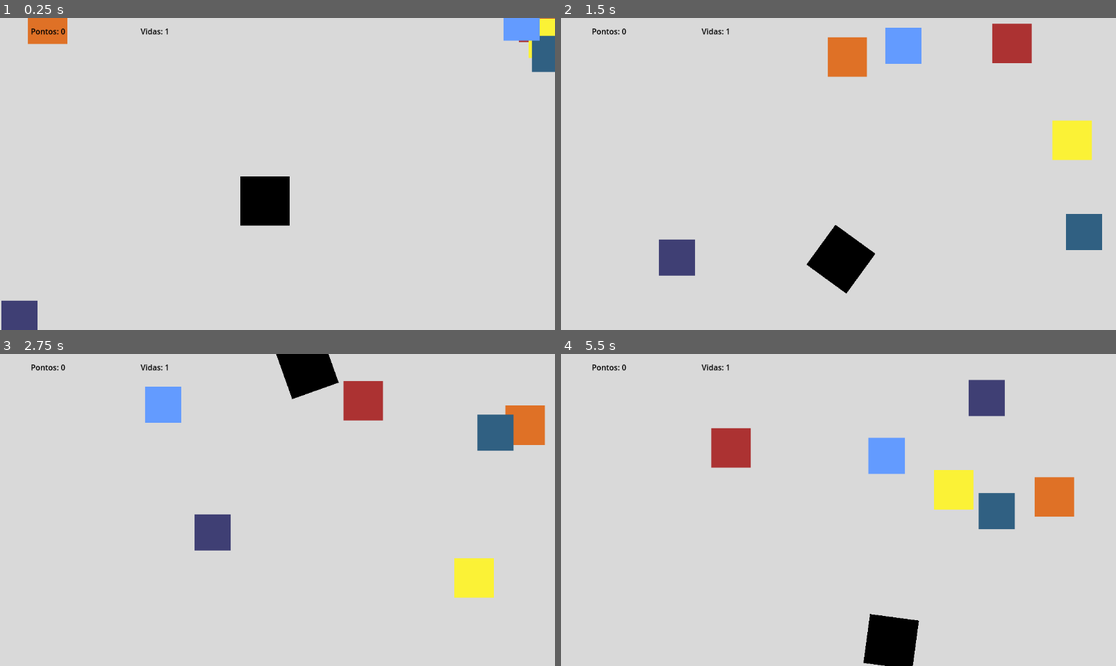
Above: before the commit, frames 1-4 (two rows, left to right).
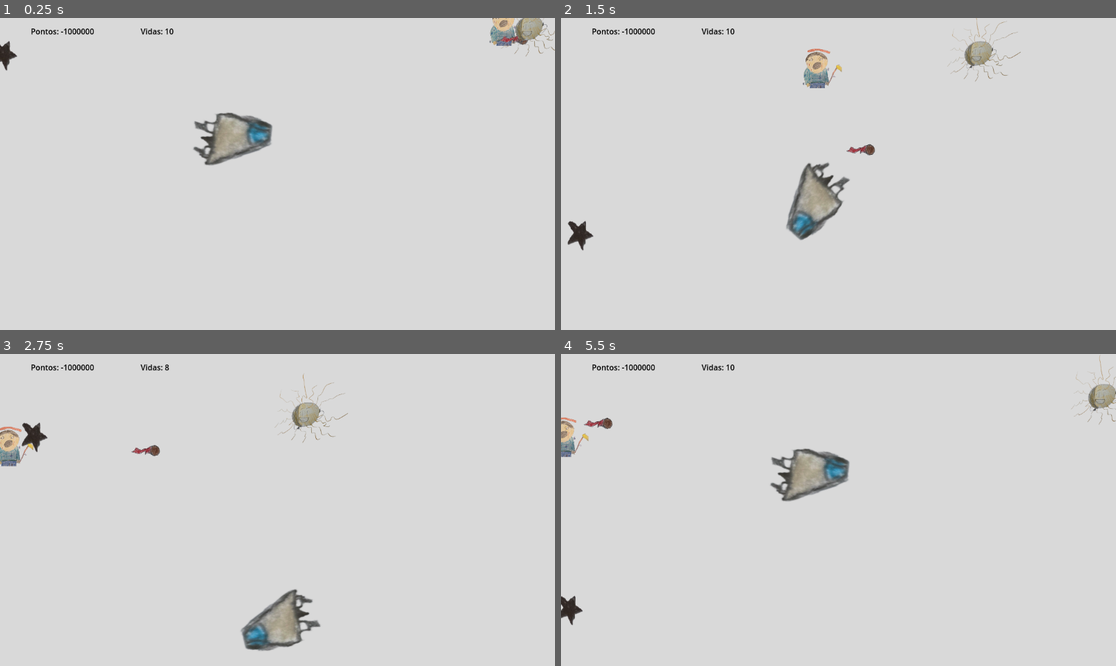
Above: after the commit, the same moments.

Repository: rodrigorgs/jogo0
Game: Godot game, scene res://jogo.tscn
Two runs of this game, one before a commit and one after it. Both use one fixed random seed, a clock stepped at 60 frames per second and the inputs below.
Inputs (mouse positions are in pixels of both pictures, inside the frame that each line leads up to):
- Up to frame 1 (0.25 s): no input
- Up to frame 2 (1.5 s): hold Right (ui_right) 0.53-1.28 s; hold Left (ui_left) from 1.28 s (still down)
- Up to frame 3 (2.75 s): release Left (ui_left) at 2.03 s; hold Right (ui_right) from 2.03 s (still down)
- Up to frame 4 (5.5 s): release Right (ui_right) at 3.53 s; hold Left (ui_left) 3.53-5 s; click (844, 522) at 5 s, where only the run after the commit has a clickable "Recomeçar"

The runs differ from the first frame. In frame 1, 5.8% of the frame differs, in the area x 0-100%, y 0-100%; in frame 2, 9.4%, in the area x 1-98%, y 0-89%; in frame 3, 8.9%; in frame 4, 9.2%.

Commit message:
Oficina

Diff:
--- a/Scripts/entidade.gd
+++ b/Scripts/entidade.gd
@@ -34,21 +34,22 @@
 	var angle = randf() * PI * 2
 	direction = Vector2(cos(angle), sin(angle))
 	if (random_position):
-		position.x = randf() * screen_size.x
-		position.y = randf() * screen_size.y
+		if not Engine.is_editor_hint():
+			position.x = randf() * screen_size.x
+			position.y = randf() * screen_size.y
 
 func _process(delta):
 	if not Engine.is_editor_hint():
 		position += direction * velocidade * delta
 
-	if position.x < 0:
-		position.x = screen_size.x
-	elif position.x > screen_size.x:
-		position.x = 0
-	if position.y < 0:
-		position.y = screen_size.y
-	elif position.y > screen_size.y:
-		position.y = 0
+		if position.x < 0:
+			position.x = screen_size.x
+		elif position.x > screen_size.x:
+			position.x = 0
+		if position.y < 0:
+			position.y = screen_size.y
+		elif position.y > screen_size.y:
+			position.y = 0
 
 func _on_area_entered(area: Area2D) -> void:
 	hide()
--- a/Scripts/jogador.gd
+++ b/Scripts/jogador.gd
@@ -12,6 +12,7 @@
 
 func _process(delta):
 	if Input.is_action_pressed("ui_left"):
+
 		angle -= rotation_speed * delta
 	if Input.is_action_pressed("ui_right"):
 		angle += rotation_speed * delta
--- a/jogo.tscn
+++ b/jogo.tscn
@@ -6,57 +6,45 @@
 
 [node name="Jogo" type="Node2D"]
 script = ExtResource("1_yq54j")
+pontos = -1000000
+vidas = 10
 
 [node name="Jogador" parent="." instance=ExtResource("2_evvns")]
-position = Vector2(500, 380)
+position = Vector2(436, 257)
 scale = Vector2(0.959999, 0.959999)
 speed = 200
 
 [node name="Entidades" type="Node" parent="."]
 
-[node name="Inimigo1" parent="Entidades" instance=ExtResource("1_kxg5b")]
+[node name="Player123456" parent="Entidades" instance=ExtResource("1_kxg5b")]
 scale = Vector2(0.32, 0.32)
-velocidade = 150.0
+velocidade = 417.0
+dano = 100000000000
 pontos = 0
 imagem = "uid://btft24c627uj0"
-som = "res://Audio/inimigo1.wav"
+som = "uid://xi4imixsfejn"
 
-[node name="Inimigo2" parent="Entidades" instance=ExtResource("1_kxg5b")]
+[node name="Asteroide" parent="Entidades" instance=ExtResource("1_kxg5b")]
 scale = Vector2(0.32, 0.32)
 velocidade = 400.0
 dano = 2
 pontos = 0
 imagem = "uid://cgpwqabrlnvk2"
-som = "res://Audio/inimigo1.wav"
+som = "uid://djdv253f0lpbf"
 
-[node name="Inimigo3" parent="Entidades" instance=ExtResource("1_kxg5b")]
-scale = Vector2(0.32, 0.32)
-velocidade = 180.0
-dano = 3
-pontos = 0
-imagem = "uid://cnr1s65fmlre5"
-som = "res://Audio/inimigo1.wav"
-
-[node name="Item1" parent="Entidades" instance=ExtResource("1_kxg5b")]
-scale = Vector2(0.293528, 0.293528)
+[node name="Sol" parent="Entidades" instance=ExtResource("1_kxg5b")]
+scale = Vector2(0.6, 0.6)
 velocidade = 190.0
 dano = 0
 imagem = "uid://c285lb0gaua7h"
-som = "res://Audio/inimigo1.wav"
+som = "uid://daqf0eh1db7pm"
 
-[node name="Item2" parent="Entidades" instance=ExtResource("1_kxg5b")]
+[node name="Estrela" parent="Entidades" instance=ExtResource("1_kxg5b")]
 scale = Vector2(0.293528, 0.293528)
 dano = 0
 pontos = 20
 imagem = "uid://b3rh1x8l6gb1s"
-som = "res://Audio/inimigo1.wav"
-
-[node name="Item3" parent="Entidades" instance=ExtResource("1_kxg5b")]
-scale = Vector2(0.293528, 0.293528)
-dano = 0
-pontos = 30
-imagem = "uid://bkxlspdrsmpko"
-som = "res://Audio/inimigo1.wav"
+som = "uid://daqf0eh1db7pm"
 
 [node name="CanvasLayer" type="CanvasLayer" parent="."]
 
Not shown, added: Audio/estrela.wav.import
Not shown, added: Audio/explosao.wav.import
Binary file changed: Imagens/inimigo1.png
Binary file changed: Imagens/inimigo2.png
Binary file changed: Imagens/inimigo3.png
Binary file changed: Imagens/item1.png
Binary file changed: Imagens/item2.png
Binary file changed: Imagens/item3.png
Binary file changed: Imagens/jogador.png
Not shown, added: Audio/estrela.wav
Not shown, added: Audio/explosao.wav
